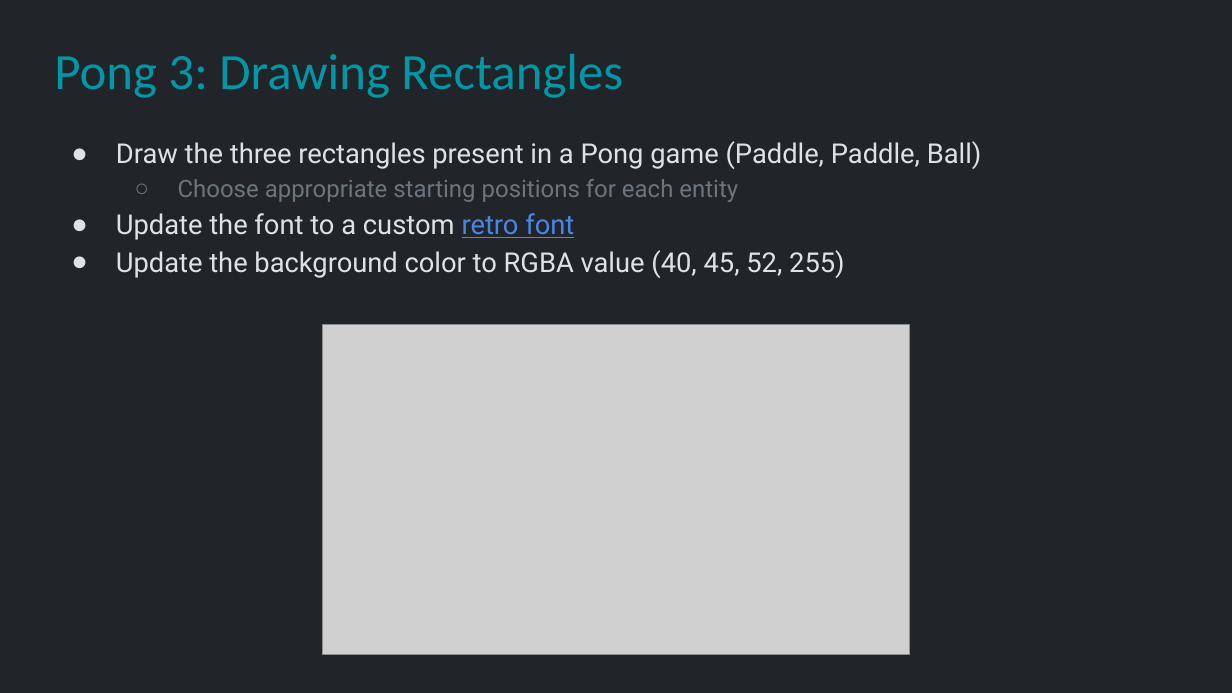
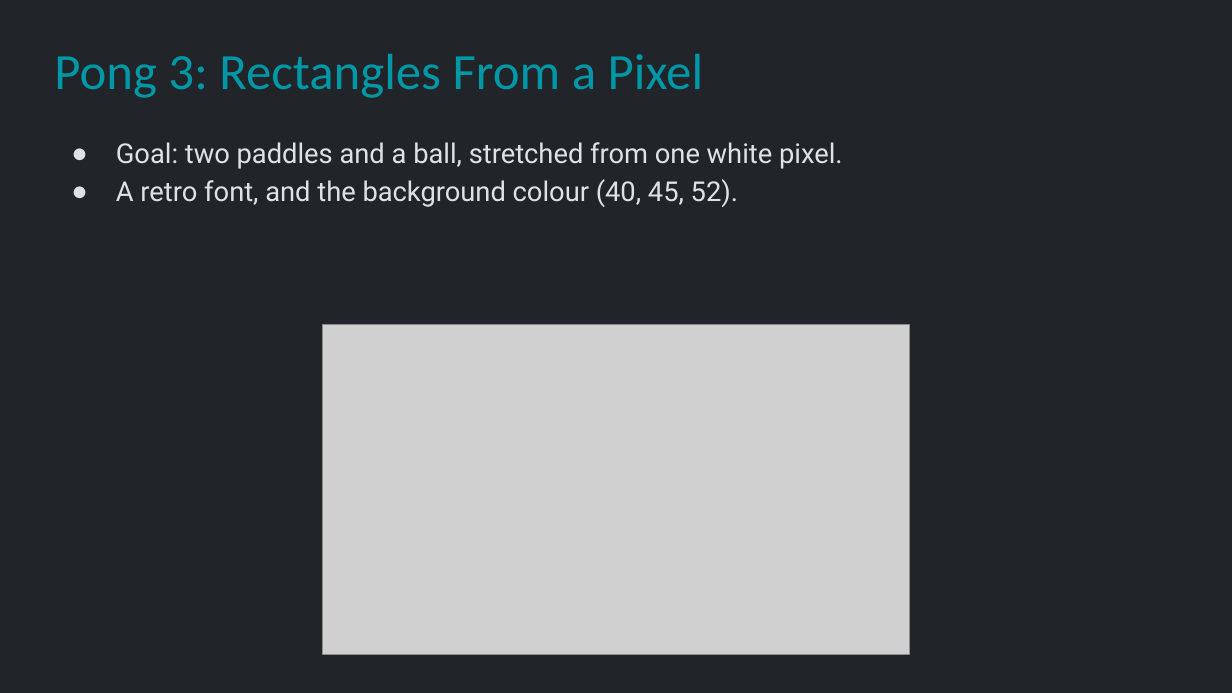
Before and after one commit to Metamate/gar, a slide deck: slide 29 of slides/01 Pong.pptx. Drawn at 1232x693 pixels with LibreOffice and Linux fonts; fonts in the diff are those of the drawing; grey boxes stand for pictures. Boxes give left, top, right and bottom in pixels: in the first picture for what was removed or moved away, otherwise in the second. Text is boxed around its words. In the diff, an @@ line names an element or a change of style, - is before the commit and + after.

```diff
--- a/slides/01 Pong.pptx
+++ b/slides/01 Pong.pptx
@@ title at (54, 54, 704, 98): text changed @@
-Pong 3: Drawing Rectangles
+Pong 3: Rectangles From a Pixel
@@ text at (116, 142, 843, 207): text changed @@
-● Draw the three rectangles present in a Pong game (Paddle, Paddle, Ball)
-  ○ Choose appropriate starting positions for each entity
-● Update the font to a custom retro font
-● Update the background color to RGBA value (40, 45, 52, 255)
+● Goal: two paddles and a ball, stretched from one white pixel.
+● A retro font, and the background colour (40, 45, 52).
```
Also in this commit, not shown: 11 other slides changed, 3 other files.
